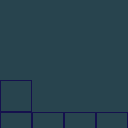
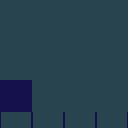
The second 128×128 image is a revision of the first. Changes to its layers:
painted on "WallTexture.png" over bbox(1, 81, 127, 113)
